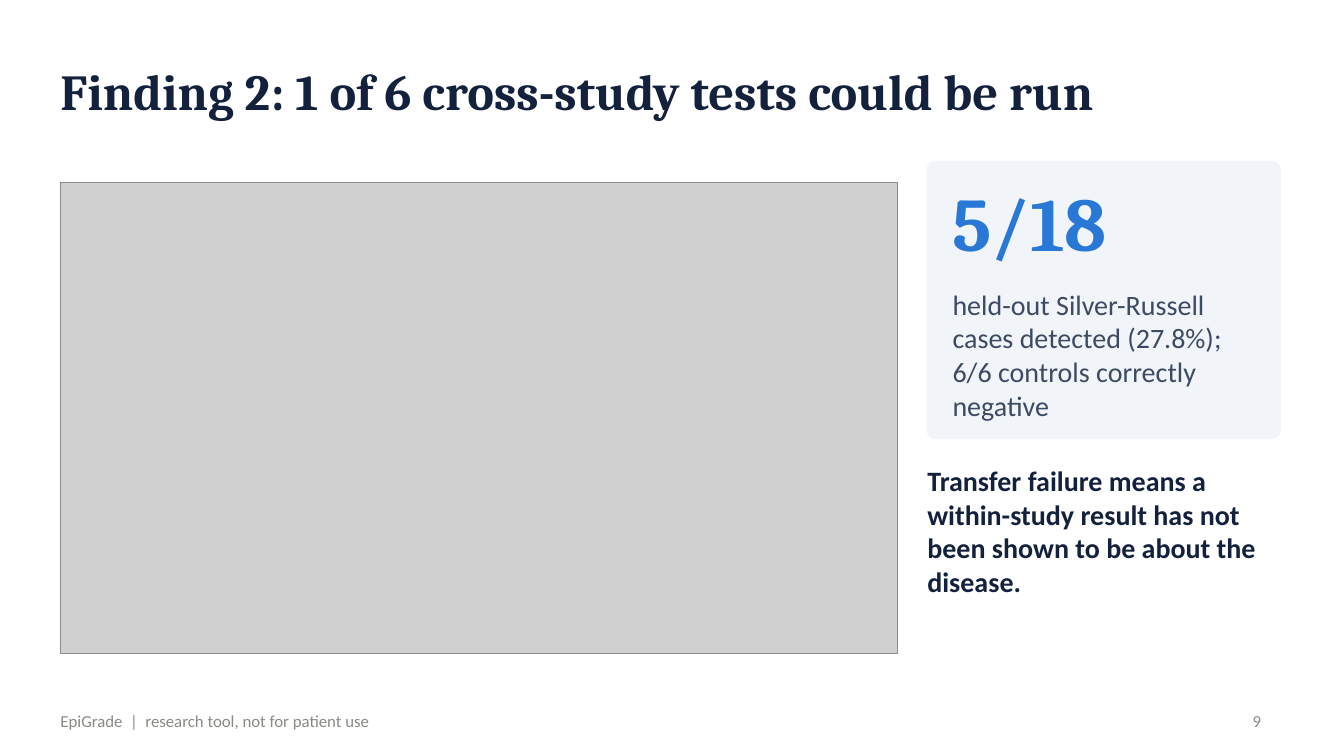
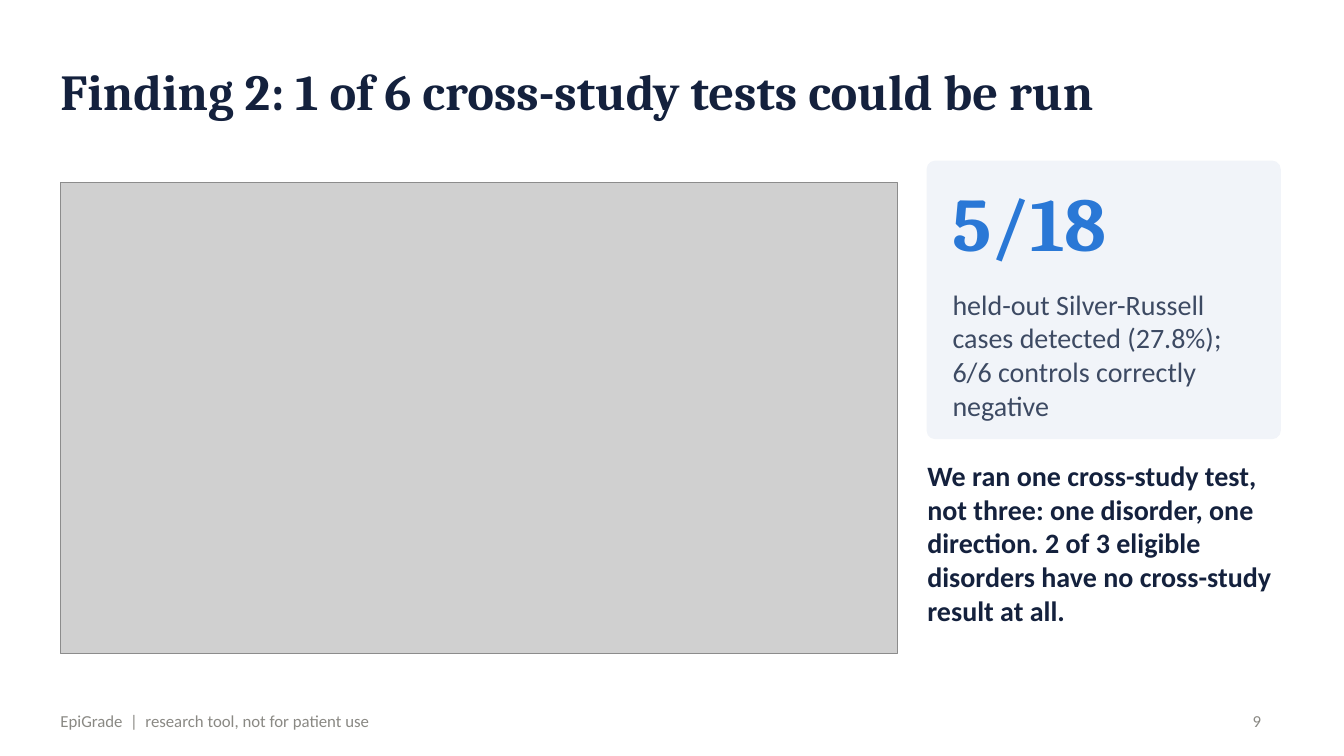
Before and after one commit to cleverlyblue0009/EpiGrade, a slide deck: slide 9 of presentation/EpiGrade_slides.pptx. Drawn at 1344x756 pixels with LibreOffice and Linux fonts; fonts in the diff are those of the drawing; grey boxes stand for pictures. Boxes give left, top, right and bottom in pixels: in the first picture for what was removed or moved away, otherwise in the second. Text is boxed around its words. In the diff, an @@ line names an element or a change of style, - is before the commit and + after.

```diff
--- a/presentation/EpiGrade_slides.pptx
+++ b/presentation/EpiGrade_slides.pptx
@@ text at box(927, 466, 1271, 622): text changed @@
-Transfer failure means a within-study result has not been shown to be about the disease.
+We ran one cross-study test, not three: one disorder, one direction. 2 of 3 eligible disorders have no cross-study result at all.
```
Also in this commit, not shown: 4 other slides changed, 1 slide added, 24 other files.
